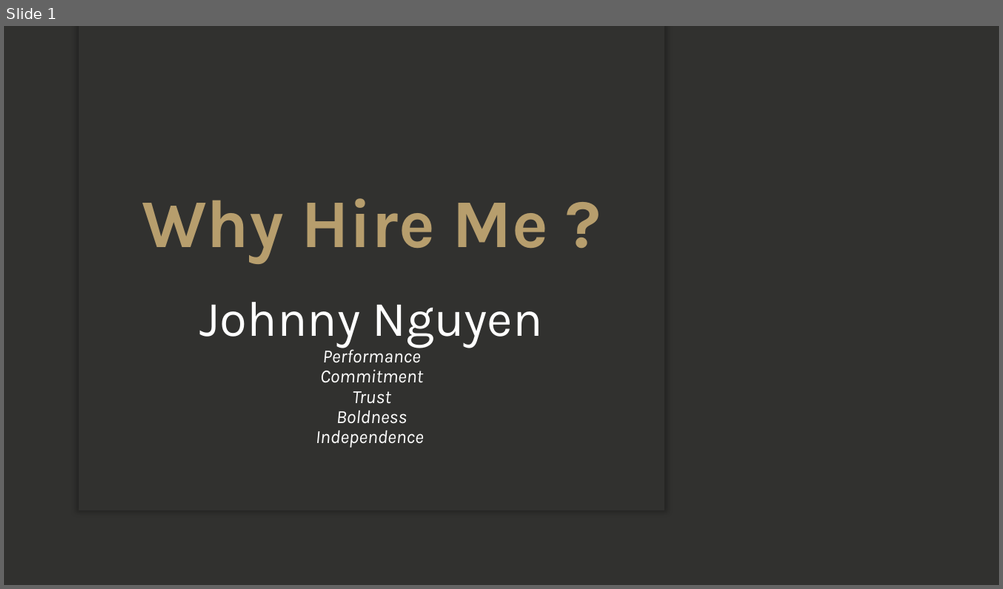
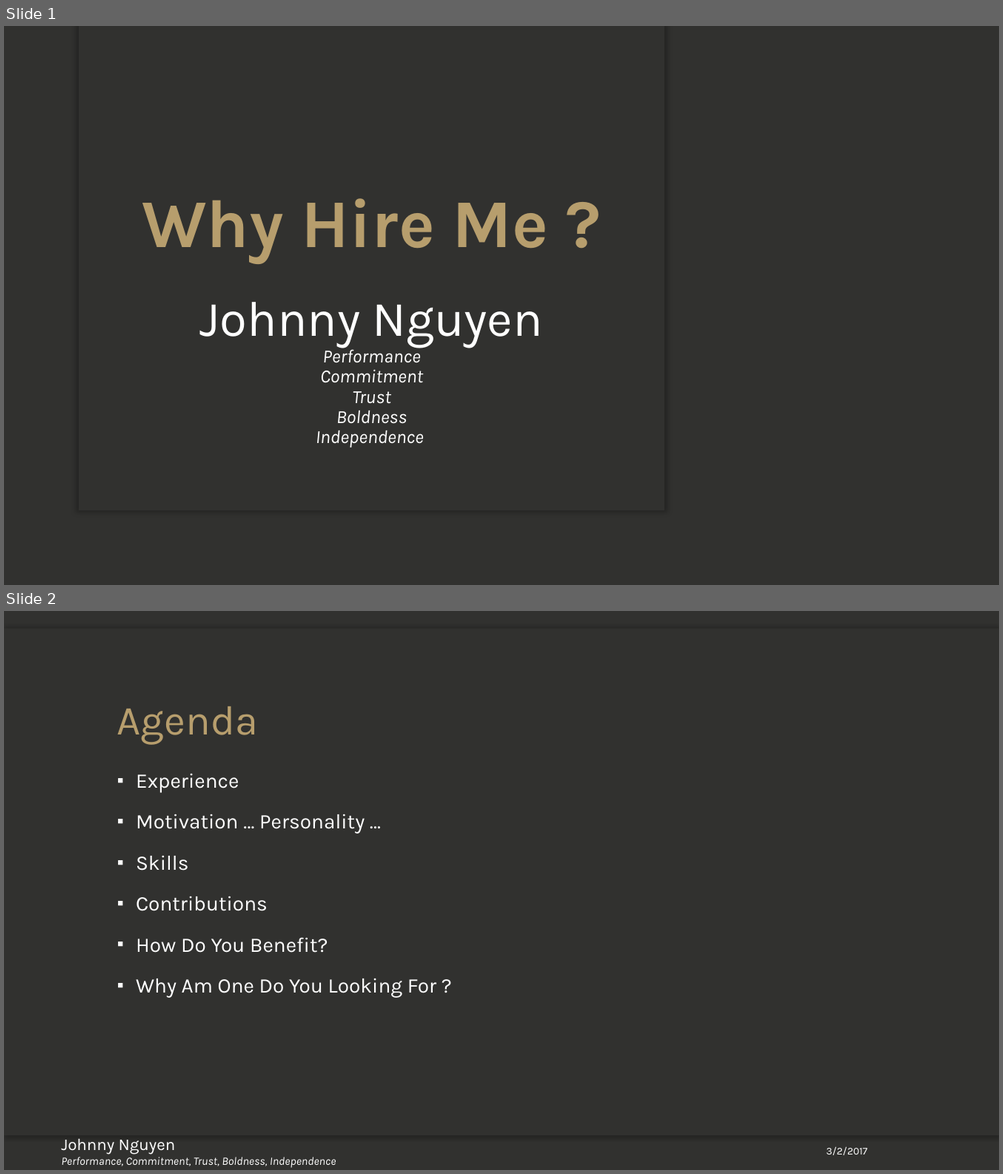
Before and after one commit to johnnynguyen2104/Algorithm_MindMap, a slide deck: Why Hire Me.pptx. Shown one above the other, each under a label of ours: slide 1 before the commit, slides 1 and 2 after it. The pictures are 1003x589 and 1003x1174 pixels, drawn with LibreOffice and Linux fonts; fonts in the diff are those of the drawing; background and template pictures are left out. Boxes give left, top, right and bottom in pixels: in the first picture for what was removed or moved away, otherwise in the second. Text is boxed around its words. In the diff, an @@ line names an element or a change of style, - is before the commit and + after.

Commit message:
update slide

```diff
--- a/Why Hire Me.pptx
+++ b/Why Hire Me.pptx
@@ slide 2 added at [4,611,999,1170], background picture (left out) @@
@@ rectangle added at [4,628,999,665], fill #31312F @@
@@ rectangle added at [4,628,999,1136], fill #31312F @@
@@ title added at [117,706,258,745], 40 pt, text #B79E6D @@
+Agenda
@@ text added at [136,774,436,998], 20 pt, text #FFFFFF @@
+▪ Experience
+▪ Motivation … Personality …
+▪ Skills
+▪ Contributions
+▪ How Do You Benefit?
+▪ Why Am One Do You Looking For ?
@@ rectangle added at [4,1099,999,1136], fill #31312F @@
@@ text added at [61,1139,336,1168], 11 pt, text #FFFFFF, italic @@
+Johnny Nguyen
+Performance, Commitment, Trust, Boldness, Independence
@@ text added at [826,1147,868,1156], 10 pt, text #FFFFFF @@
+3/2/2017
```
Also in this commit, not shown: 6 slides changed.
